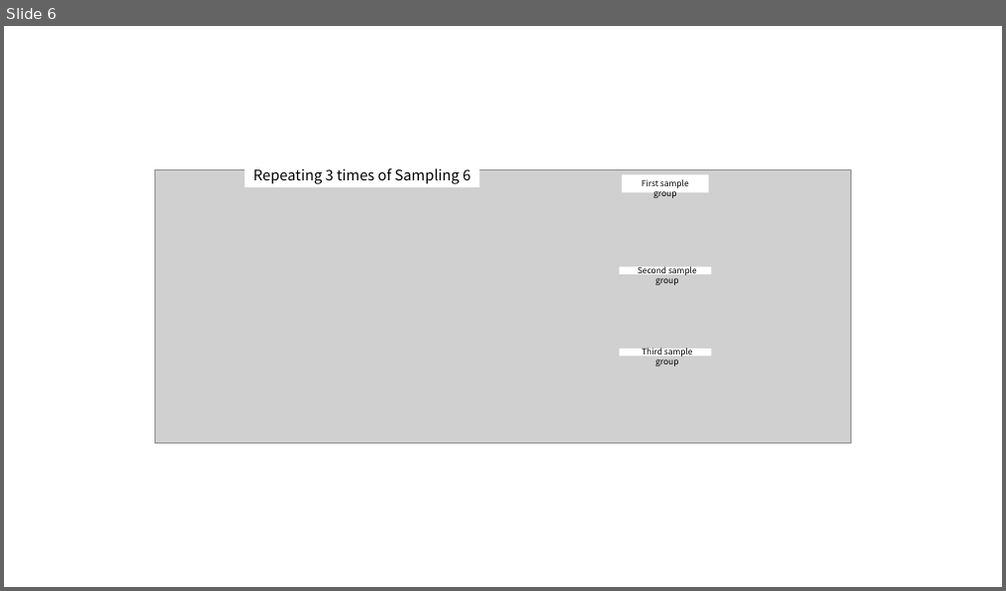
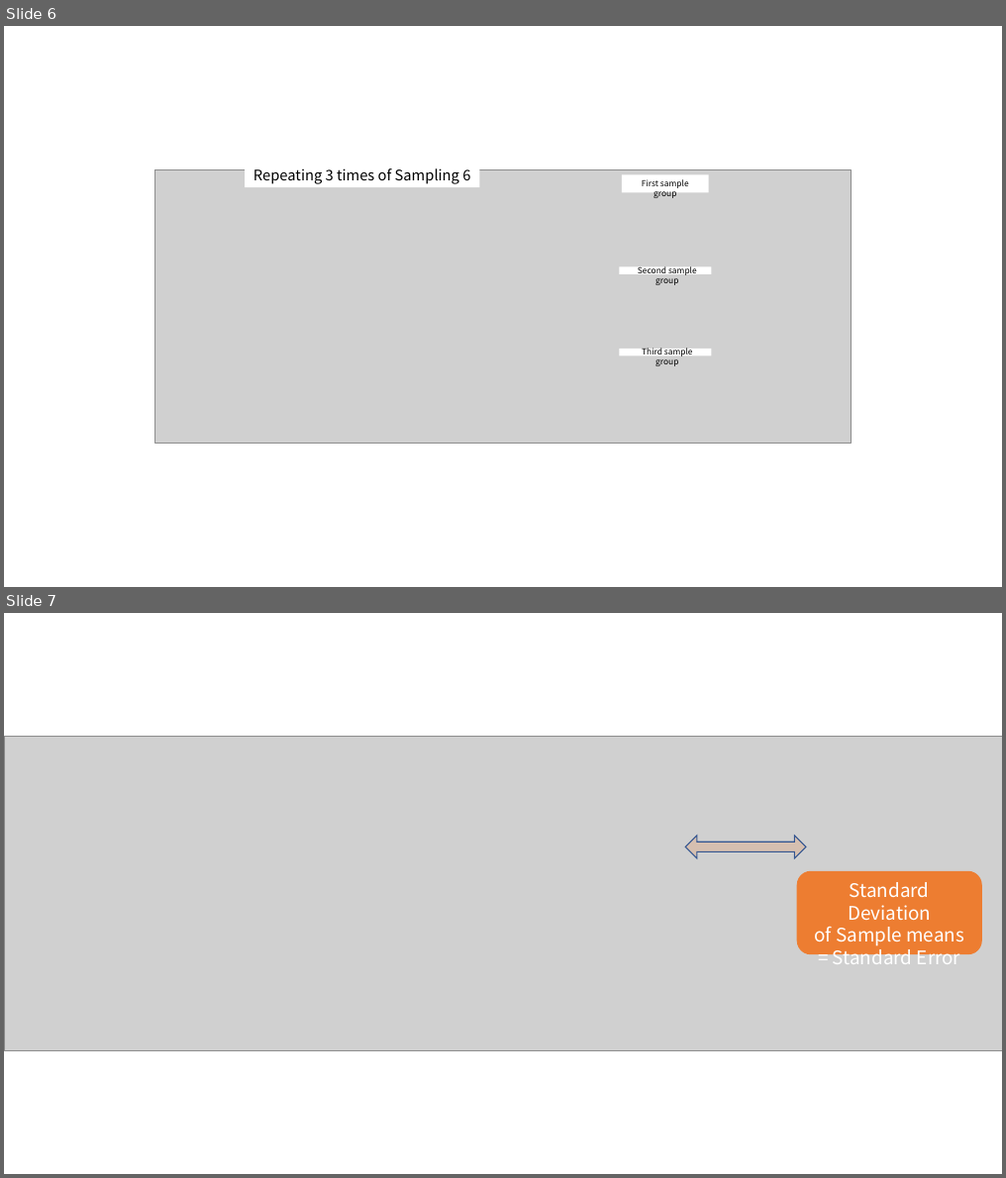
Before and after one commit to answeredbyablemind/answeredbyablemind.github.io, a slide deck: pics/2020-02-12-standard_error/pics.pptx. Shown one above the other, each under a label of ours: slide 6 before the commit, slides 6 and 7 after it. The pictures are 1006x591 and 1006x1178 pixels, drawn with LibreOffice and Linux fonts; fonts in the diff are those of the drawing; grey boxes stand for pictures. Boxes give left, top, right and bottom in pixels: in the first picture for what was removed or moved away, otherwise in the second. Text is boxed around its words. In the diff, an @@ line names an element or a change of style, - is before the commit and + after.

```diff
--- a/pics/2020-02-12-standard_error/pics.pptx
+++ b/pics/2020-02-12-standard_error/pics.pptx
@@ slide 7 added at (x1=4, y1=613, x2=1002, y2=1174), background #FFFFFF @@
@@ picture added at (x1=4, y1=737, x2=1002, y2=1052) @@
@@ left right arrow added at (x1=685, y1=836, x2=806, y2=859), fill #ED7D31 at 20% opacity, outline #325491 1 pt @@
@@ rounded rectangle added at (x1=797, y1=871, x2=982, y2=956), fill #ED7D31, 18 pt, text #FFFFFF @@
+Standard Deviation
+of Sample means
+= Standard Error
```
Also in this commit, not shown: 6 other files.
